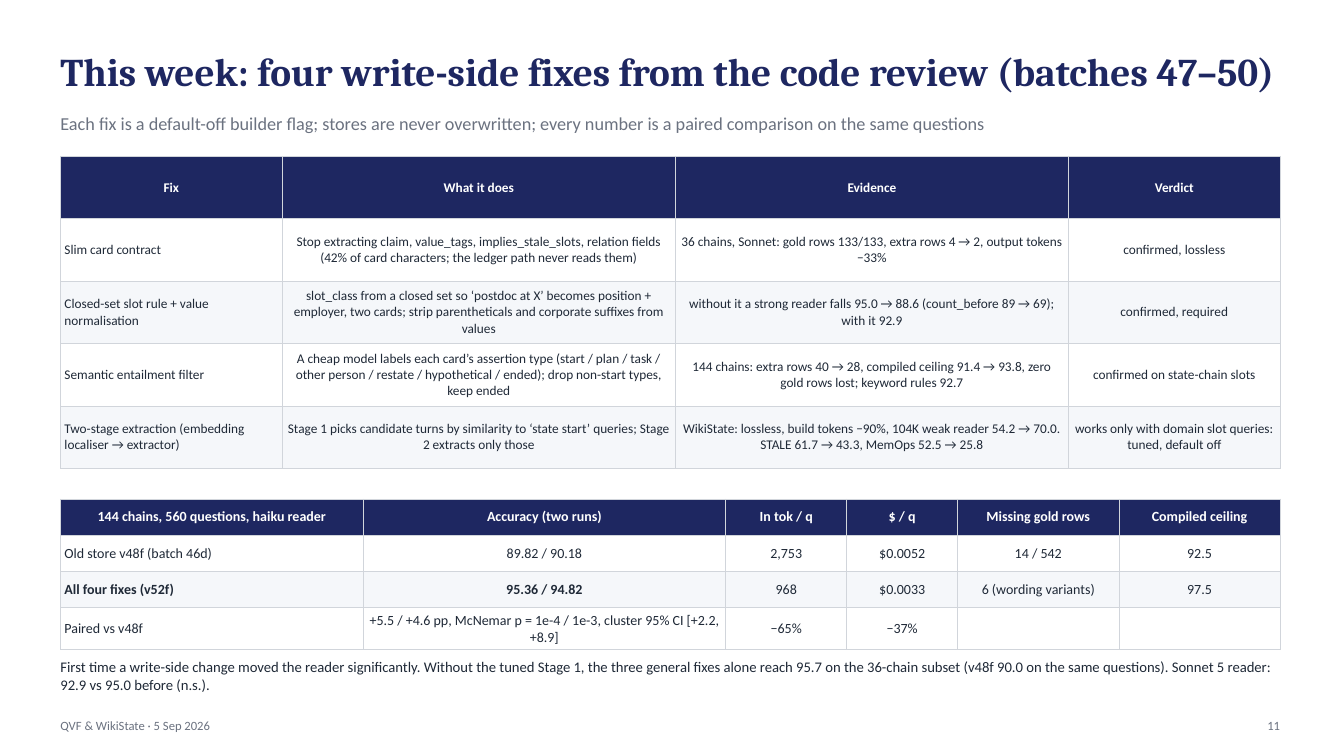
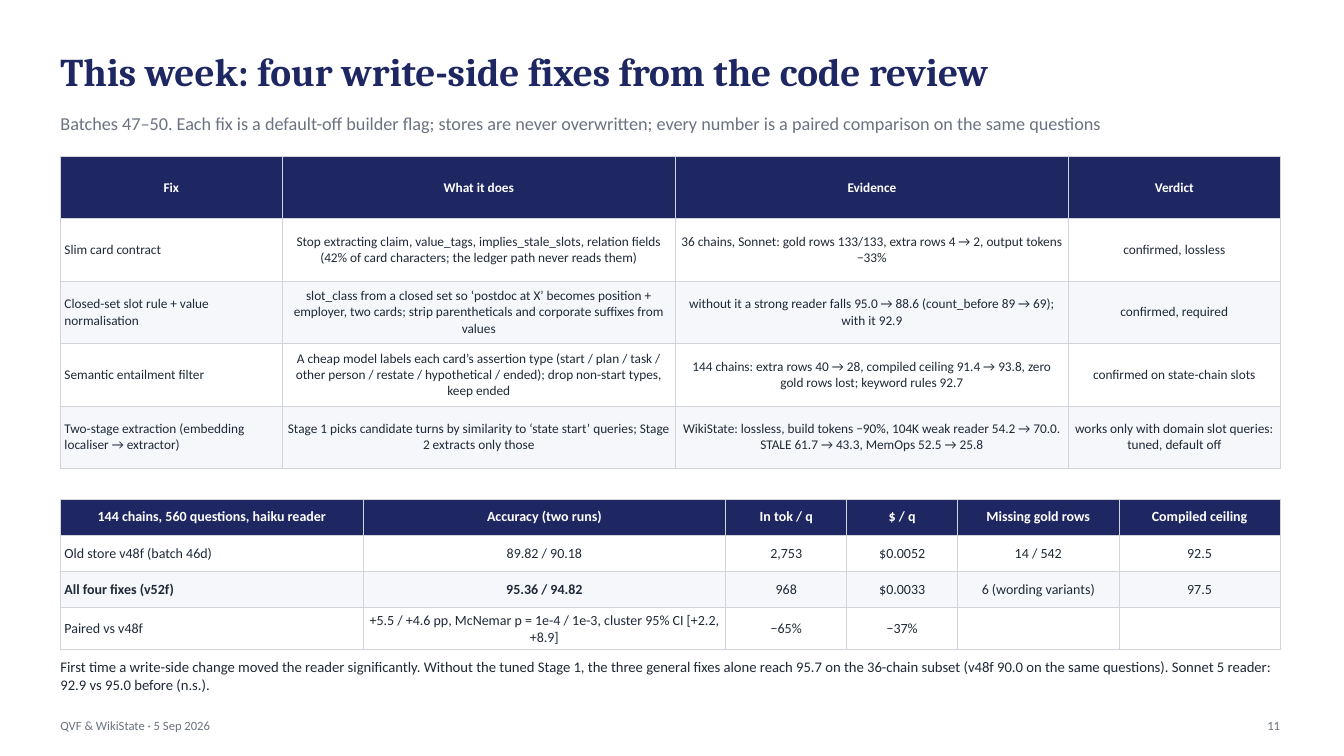
Before and after one commit to jeremyz12/qvf_withcontroller, a slide deck: slide 11 of results/talk_qvf_wikistate_20260905.pptx. Drawn at 1344x756 pixels with LibreOffice and Linux fonts; fonts in the diff are those of the drawing. Boxes give left, top, right and bottom in pixels: in the first picture for what was removed or moved away, otherwise in the second. Text is boxed around its words. In the diff, an @@ line names an element or a change of style, - is before the commit and + after.

```diff
--- a/results/talk_qvf_wikistate_20260905.pptx
+++ b/results/talk_qvf_wikistate_20260905.pptx
@@ text at (60, 58, 988, 87): text changed @@
-This week: four write-side fixes from the code review (batches 47–50)
+This week: four write-side fixes from the code review
@@ text at (60, 117, 1100, 133): text changed @@
-Each fix is a default-off builder flag; stores are never overwritten; every number is a paired comparison on the same questions
+Batches 47–50. Each fix is a default-off builder flag; stores are never overwritten; every number is a paired comparison on the same questions
```
Also in this commit, not shown: 1 other slide changed, 2 other files.
